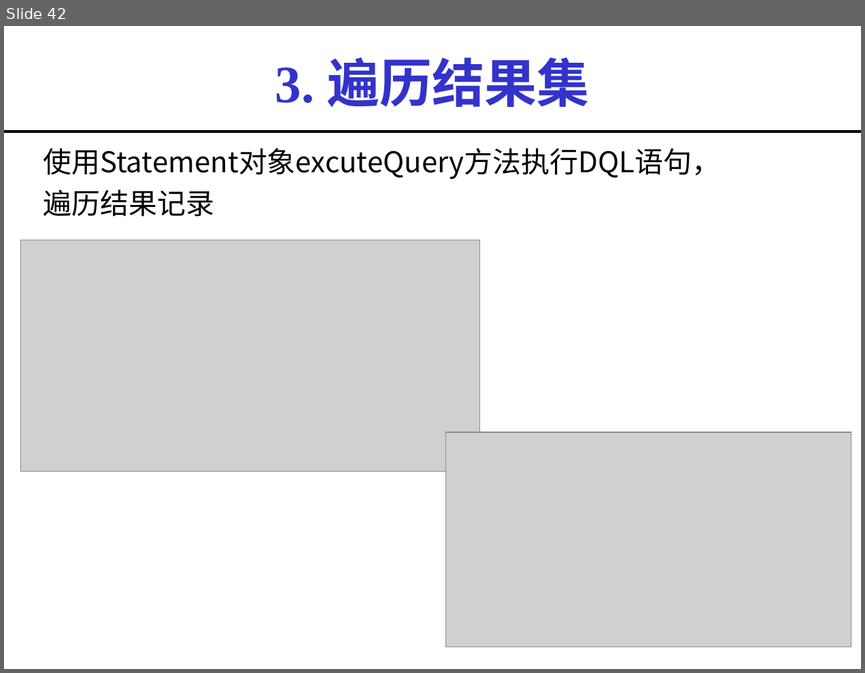
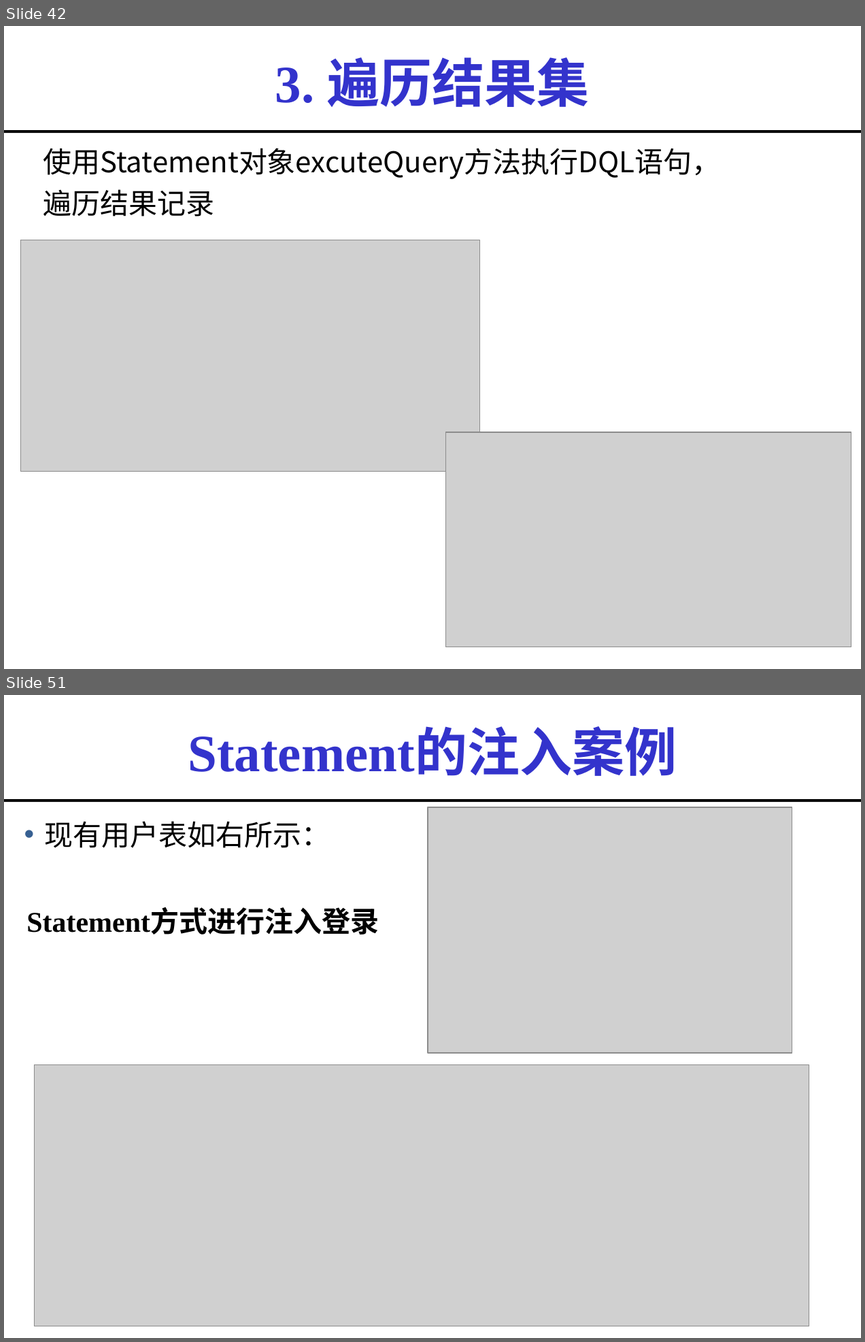
Before and after one commit to imwyw/Java, a slide deck: PPT/javaCh07_数据库连接.ppt. Shown one above the other, each under a label of ours: slide 42 before the commit, slides 42 and 51 after it; the slides between them are not shown. The pictures are 865x673 and 865x1342 pixels, drawn with LibreOffice and Linux fonts; fonts in the diff are those of the drawing; grey boxes stand for pictures. Boxes give left, top, right and bottom in pixels: in the first picture for what was removed or moved away, otherwise in the second. Text is boxed around its words. In the diff, an @@ line names an element or a change of style, - is before the commit and + after.

```diff
--- a/PPT/javaCh07_数据库连接.ppt
+++ b/PPT/javaCh07_数据库连接.ppt
@@ slide 51 added at [4,695,861,1338], background #FFFFFF @@
@@ title added at [188,730,677,776], 44 pt, text #3333CC, bold @@
+Statement的注入案例
@@ line added from (4, 800) to (861, 800), #000000 2.24 pt @@
@@ picture added at [427,807,791,1052] @@
@@ text added at [44,821,330,848], 24 pt, text #000000 @@
+• 现有用户表如右所示：
@@ text added at [26,909,379,934], 24 pt, text #000000, bold @@
+Statement方式进行注入登录
@@ picture added at [34,1064,808,1325] @@
```
Also in this commit, not shown: 1 slide changed, 29 other slides added, 8 other files.
